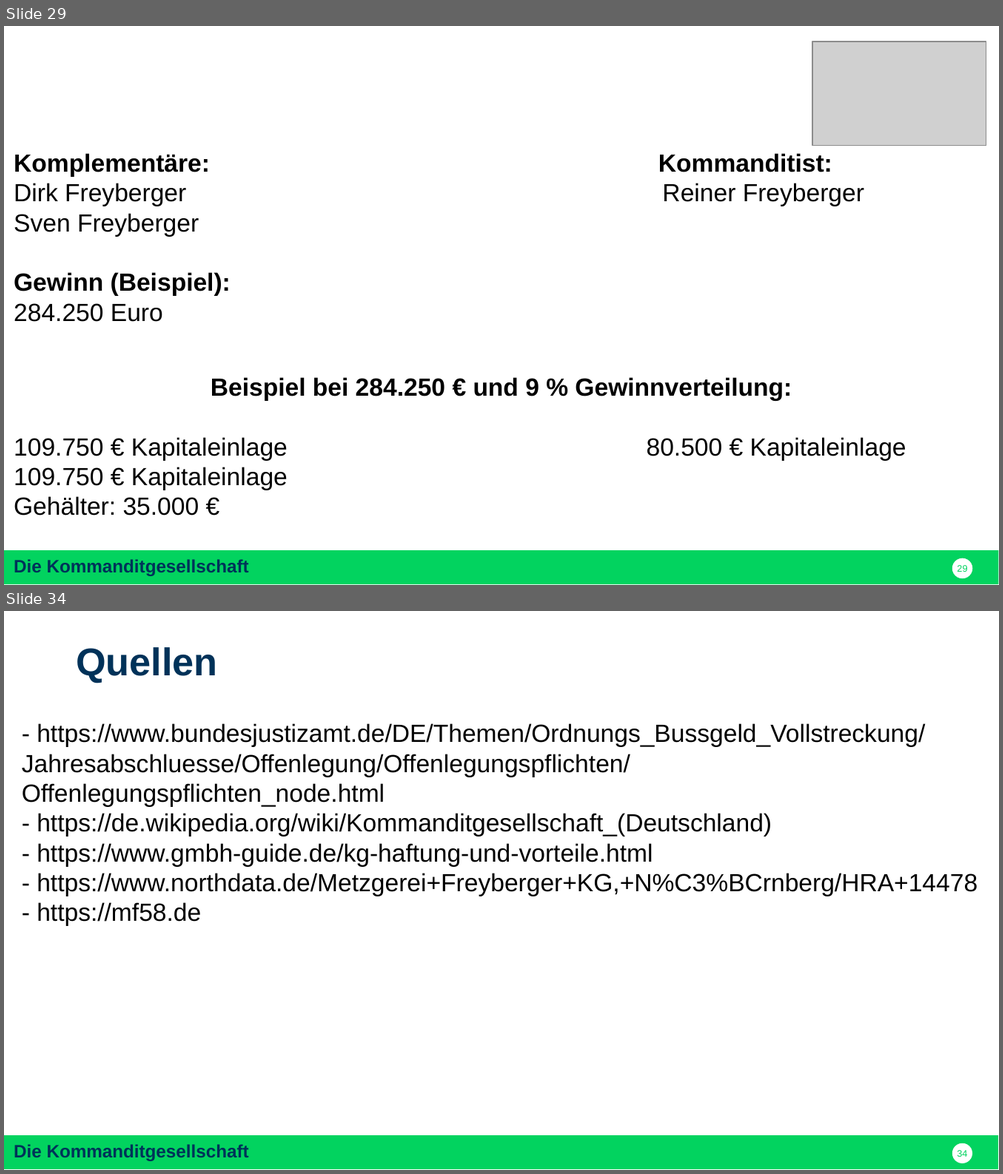
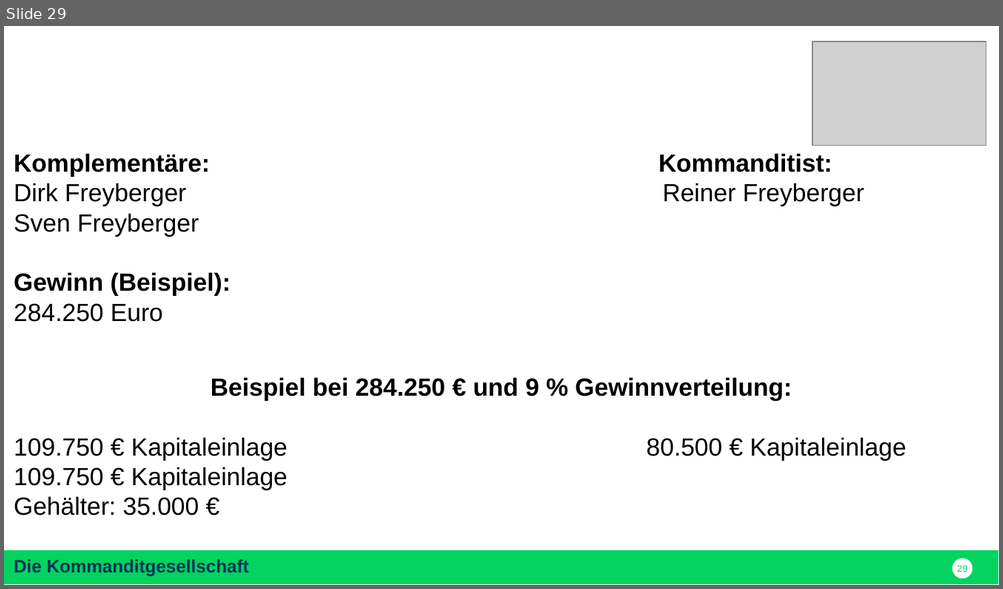
Before and after one commit to nodeg/exercises, a slide deck: FINAL_Referat_BWP_FINAL.pptx. Shown one above the other, each under a label of ours: slides 29 and 34 before the commit, slide 29 after it; the slides between them are not shown. The pictures are 1003x1174 and 1003x589 pixels, drawn with LibreOffice and Linux fonts; fonts in the diff are those of the drawing; grey boxes stand for pictures. Boxes give left, top, right and bottom in pixels: in the first picture for what was removed or moved away, otherwise in the second. Text is boxed around its words. In the diff, an @@ line names an element or a change of style, - is before the commit and + after.

```diff
--- a/FINAL_Referat_BWP_FINAL.pptx
+++ b/FINAL_Referat_BWP_FINAL.pptx
@@ slide 34 removed at <box>4,611,999,1170</box>, background #FFFFFF; not listed: 2 template elements that a slide beside it also shows @@
@@ text removed at <box>76,647,217,683</box> @@
-Quellen
@@ text removed at <box>22,723,977,925</box> @@
-- https://www.bundesjustizamt.de/DE/Themen/Ordnungs_Bussgeld_Vollstreckung/Jahresabschluesse/Offenlegung/Offenlegungspflichten/Offenlegungspflichten_node.html
-- https://de.wikipedia.org/wiki/Kommanditgesellschaft_(Deutschland)
-- https://www.gmbh-guide.de/kg-haftung-und-vorteile.html
-- https://www.northdata.de/Metzgerei+Freyberger+KG,+N%C3%BCrnberg/HRA+14478
-- https://mf58.de
```
Also in this commit, not shown: 10 slides changed, 1 slide added, 2 other slides removed.
